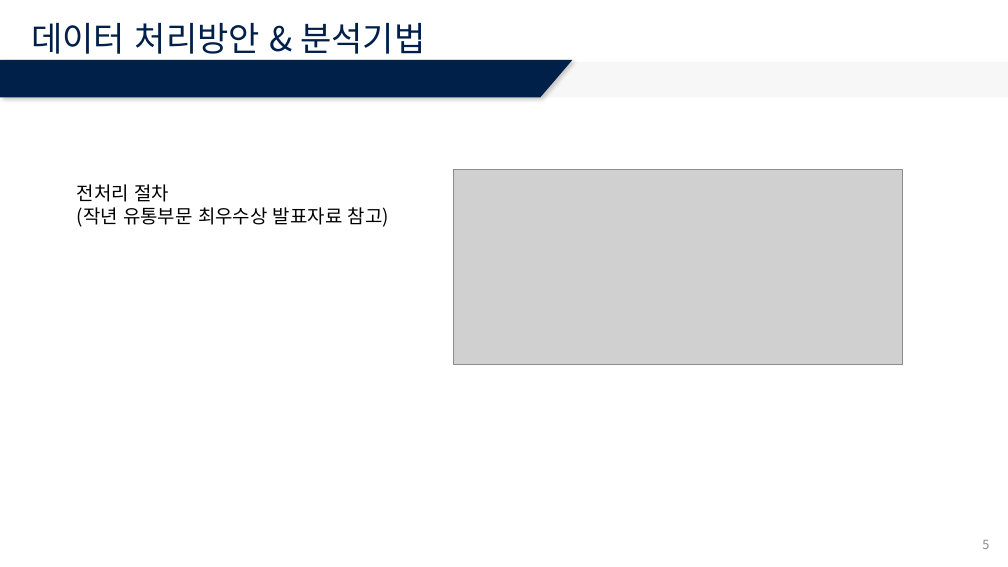
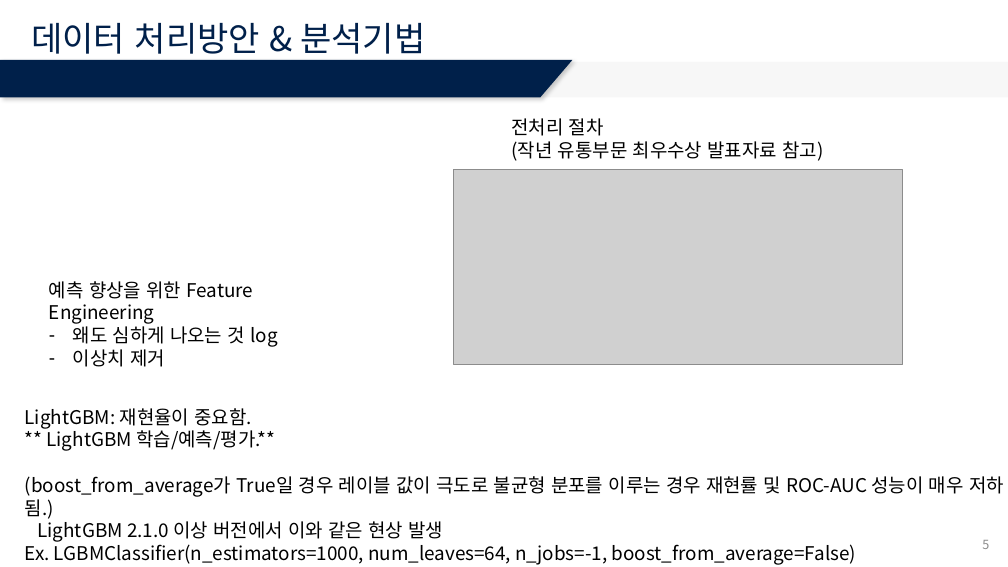
Before and after one commit to ek-koh/2020-Weather-Bigdata-Contest, a slide deck: slide 5 of Weather-Bigdata-Contest/ppt/날씨빅데이터콘테스트_공모안.pptx. Drawn at 1008x567 pixels with LibreOffice and Linux fonts; fonts in the diff are those of the drawing; grey boxes stand for pictures. Boxes give left, top, right and bottom in pixels: in the first picture for what was removed or moved away, otherwise in the second. Text is boxed around its words. In the diff, an @@ line names an element or a change of style, - is before the commit and + after.

Commit message:
LightGMB 성능 향상 아이디어

```diff
--- a/Weather-Bigdata-Contest/ppt/날씨빅데이터콘테스트_공모안.pptx
+++ b/Weather-Bigdata-Contest/ppt/날씨빅데이터콘테스트_공모안.pptx
@@ text "전처리 절차": place and size @@
-text "전처리 절차" at bbox=[77, 184, 389, 227]
+text "전처리 절차" at bbox=[511, 118, 823, 161]
@@ text added at bbox=[49, 281, 277, 367], 18 pt, text #000000 @@
+예측 향상을 위한 Feature Engineering
+– 왜도 심하게 나오는 것 log
+– 이상치 제거
@@ text added at bbox=[25, 408, 1004, 565], 18 pt, text #000000 @@
+LightGBM: 재현율이 중요함.
+** LightGBM 학습/예측/평가.**
+(boost_from_average가 True일 경우 레이블 값이 극도로 불균형 분포를 이루는 경우 재현률 및 ROC-AUC 성능이 매우 저하됨.)
+LightGBM 2.1.0 이상 버전에서 이와 같은 현상 발생
+Ex. LGBMClassifier(n_estimators=1000, num_leaves=64, n_jobs=-1, boost_from_average=False)
```
Also in this commit, not shown: 2 other files.
